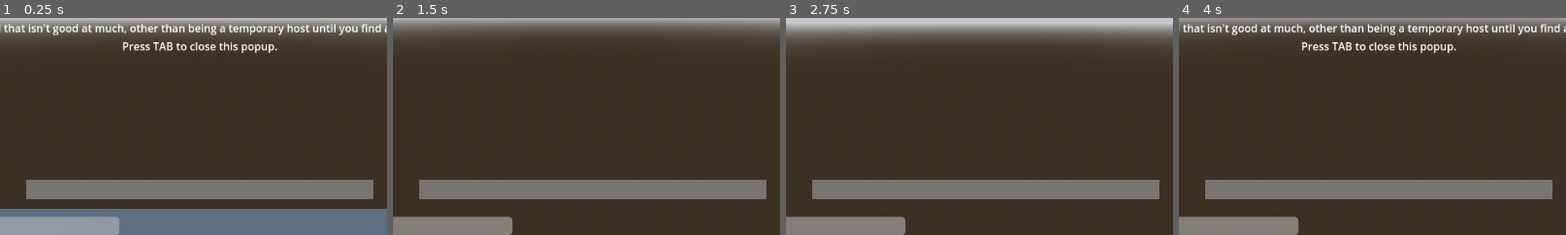
Above: before the commit, frames 1-4 (left to right).
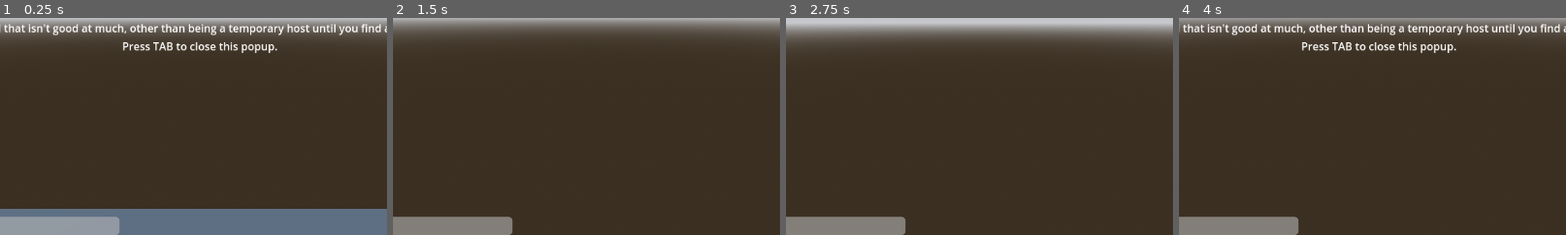
Above: after the commit, the same moments.

Repository: city-high-rider/soulswap
Game: Godot game, scene res://test_level.tscn
The game is run twice, just before and just after one commit, with the same random seed, the same clock (stepped at 60 frames per second) and the same inputs. The project has no main scene, so this scene is started directly.
Inputs (mouse positions are % of the whole screen's width and height, from its top left):
- Up to frame 1 (0.25 s): no input
- Up to frame 2 (1.5 s): tap Enter at 0.5 s; move the mouse to (55, 50) at 0.52 s; hold W (forward) from 0.53 s (still down); tap F (possess) at 0.6 s; tap Space at 1.25 s; move the mouse to (45, 50) at 1.27 s; tap Tab (toggle_info) at 1.35 s
- Up to frame 3 (2.75 s): keep holding W (forward); tap Enter at 2 s; move the mouse to (52, 48) at 2.02 s; tap F (possess) at 2.1 s
- Up to frame 4 (4 s): keep holding W (forward); tap Space at 2.75 s; move the mouse to (49, 52) at 2.77 s; tap Tab (toggle_info) at 2.85 s; tap Enter at 3.5 s; move the mouse to (57, 51) at 3.52 s; tap F (possess) at 3.6 s
The pictures show only the part of the screen within x 24-74%, y 50-100%; the shares and areas given below are measured in that part.

The runs differ from the first frame. In frame 1, 8.0% of the frame differs, in the area x 6-97%, y 74-84%; in frame 2, 8.0%; in frame 3, 8.0%; in frame 4, 8.0%.

Commit message:
make text box fade after a while

Diff:
--- a/components/UI/text_box.gd
+++ b/components/UI/text_box.gd
@@ -6,5 +6,17 @@
 # Reference to the label
 @onready var label : Label = $Label
 
+# How long is the text shown for?
+@onready var display_time : float = 6
+
+func _ready() -> void:
+	hide()
+
 func set_text(new_text: String) -> void:
+	show()
 	label.text = new_text
+	fade_after(display_time)
+
+func fade_after(time_seconds: float) -> void:
+	await get_tree().create_timer(time_seconds).timeout
+	hide()
